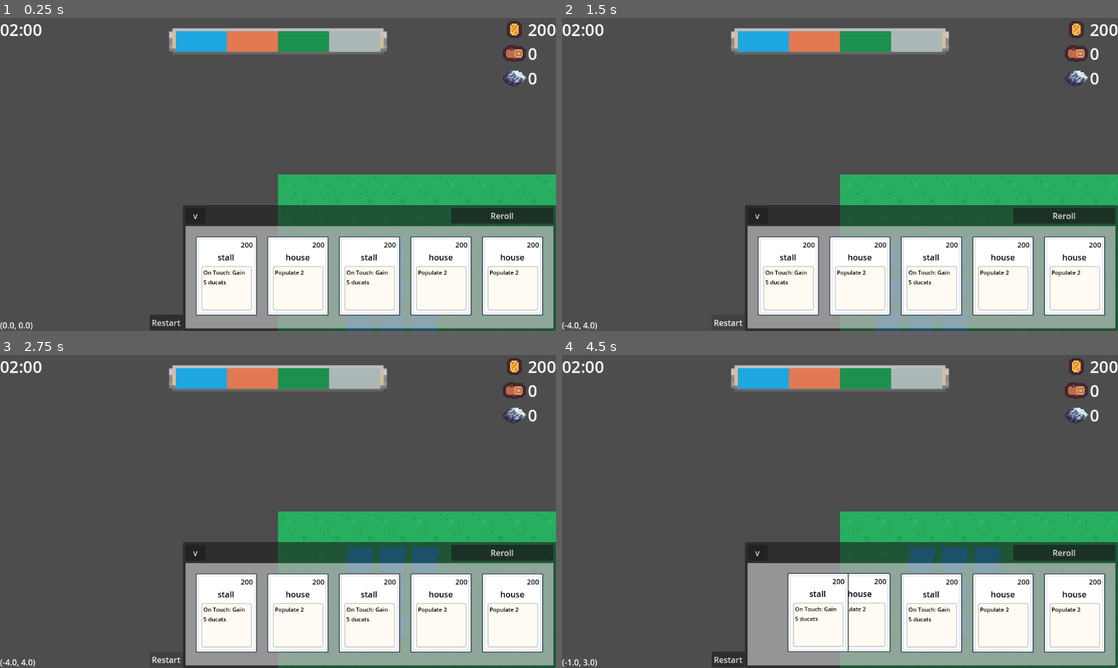
Above: before the commit, frames 1-4 (two rows, left to right).
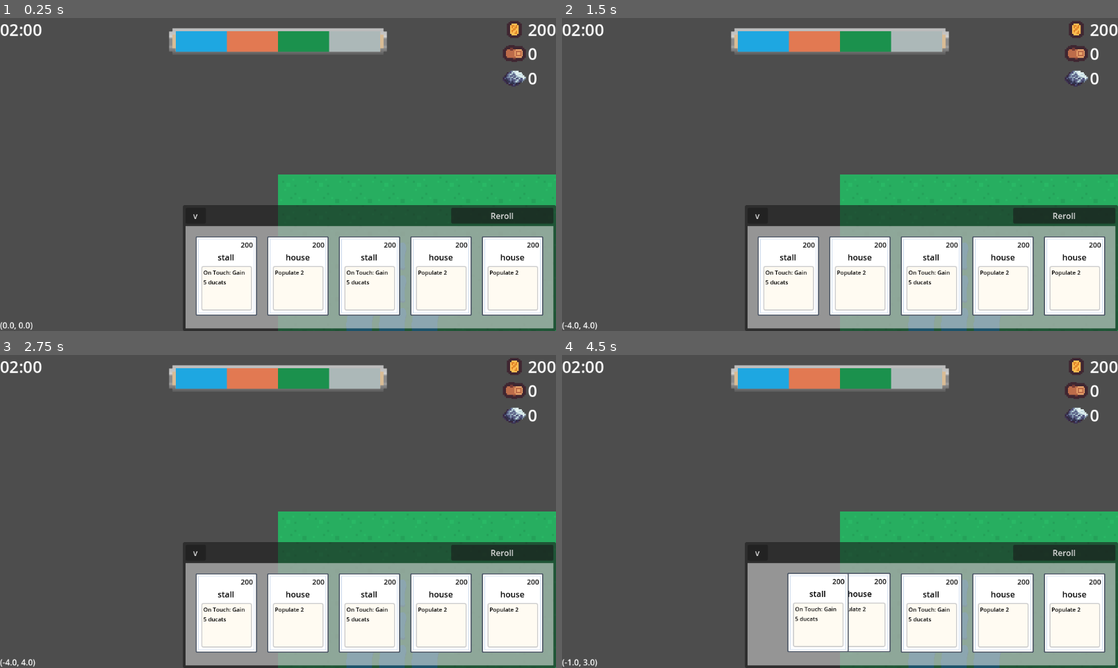
Above: after the commit, the same moments.

Repository: KieranGliver/first-to-bleed
Game: Godot game, scene res://scenes/gm.tscn
Same seed, same stepped clock (60 frames per second), same inputs: the game is played once before the commit and once after it. This scene is started directly instead of the project's main scene.
Inputs (mouse positions are in pixels of both pictures, inside the frame that each line leads up to):
- Up to frame 1 (0.25 s): no input
- Up to frame 2 (1.5 s): click (728, 321) at 0.5 s, where only the run before the commit has a clickable "Restart"; click (728, 321) at 1.25 s, where only the run before the commit has a clickable "Restart"
- Up to frame 3 (2.75 s): click (166, 658) at 2 s, where only the run before the commit has a clickable "Restart"
- Up to frame 4 (4.5 s): click "v" at 2.75 s; click "^" at 3.5 s; drag from (789, 614) to (928, 614) at 4.27 s

The runs differ from the first frame. In frame 1, 0.3% of the frame differs, in the area x 27-33%, y 94-100%; in frame 2, 0.2%; in frame 3, 1.0%; in frame 4, 1.2%, in the area x 27-79%, y 61-100%.
Error in both runs: Attempt to call function 'list_dir_begin' in base 'null instance' on a null instance. (res://Scripts/Autoload/file_explorer.gd:8)

Commit message:
removed restart button

Diff:
--- a/scenes/gm.tscn
+++ b/scenes/gm.tscn
@@ -633,22 +633,6 @@
 grow_vertical = 0
 script = ExtResource("42_v1eqv")
 
-[node name="Restart" type="Button" parent="CanvasLayer/BattleUI"]
-layout_mode = 1
-anchors_preset = 7
-anchor_left = 0.5
-anchor_top = 1.0
-anchor_right = 0.5
-anchor_bottom = 1.0
-offset_left = -251.0
-offset_top = -32.0
-offset_right = -186.0
-offset_bottom = -1.0
-grow_horizontal = 2
-grow_vertical = 0
-focus_mode = 0
-text = "Restart"
-
 [node name="ScoreBar" parent="CanvasLayer/BattleUI" instance=ExtResource("21_kxgms")]
 layout_mode = 1
 
@@ -841,7 +825,6 @@
 
 [connection signal="claim_tile" from="MapManager" to="." method="_on_map_manager_claim_tile"]
 [connection signal="timeout" from="CanvasLayer/BattleUI/PopupManager/Timer" to="CanvasLayer/BattleUI/PopupManager" method="_on_timer_timeout"]
-[connection signal="pressed" from="CanvasLayer/BattleUI/Restart" to="." method="_on_restart_pressed"]
 [connection signal="pressed" from="CanvasLayer/ResultUI/PanelContainer/VBoxContainer/MarginContainer/TabContainer/Timeline/VBoxContainer/MarginContainer/HBoxContainer/Tiles" to="CanvasLayer/ResultUI/PanelContainer/VBoxContainer/MarginContainer/TabContainer/Timeline" method="_on_tiles_pressed"]
 [connection signal="pressed" from="CanvasLayer/ResultUI/PanelContainer/VBoxContainer/MarginContainer/TabContainer/Timeline/VBoxContainer/MarginContainer/HBoxContainer/Ducats" to="CanvasLayer/ResultUI/PanelContainer/VBoxContainer/MarginContainer/TabContainer/Timeline" method="_on_ducats_pressed"]
 [connection signal="pressed" from="CanvasLayer/ResultUI/PanelContainer/VBoxContainer/MarginContainer/TabContainer/Timeline/VBoxContainer/MarginContainer/HBoxContainer/Wood" to="CanvasLayer/ResultUI/PanelContainer/VBoxContainer/MarginContainer/TabContainer/Timeline" method="_on_wood_pressed"]
--- a/scripts/game_manager.gd
+++ b/scripts/game_manager.gd
@@ -258,10 +258,6 @@
 
 	selected_card = null
 	build_cursor.visible = false
-
-
-func _on_restart_pressed() -> void:
-	setup()
 
 
 func _on_map_manager_claim_tile(from: int, to: int) -> void:
